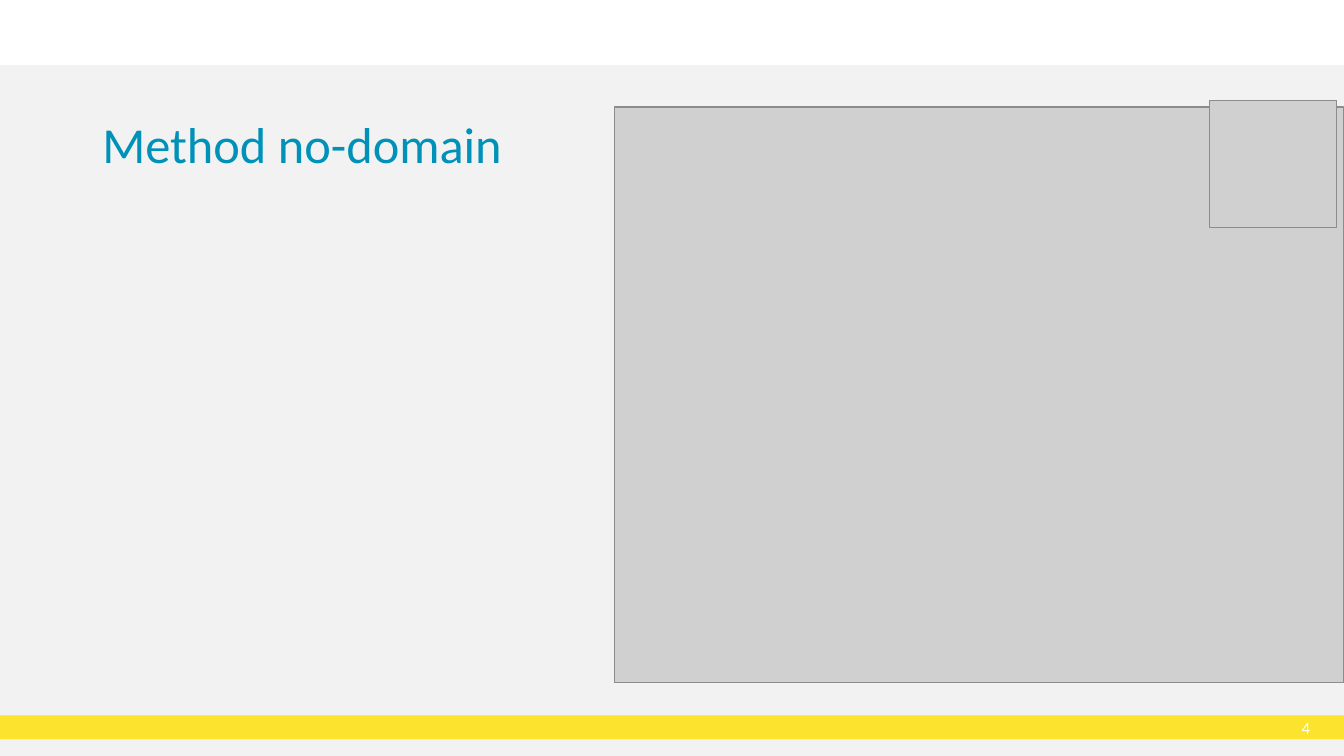
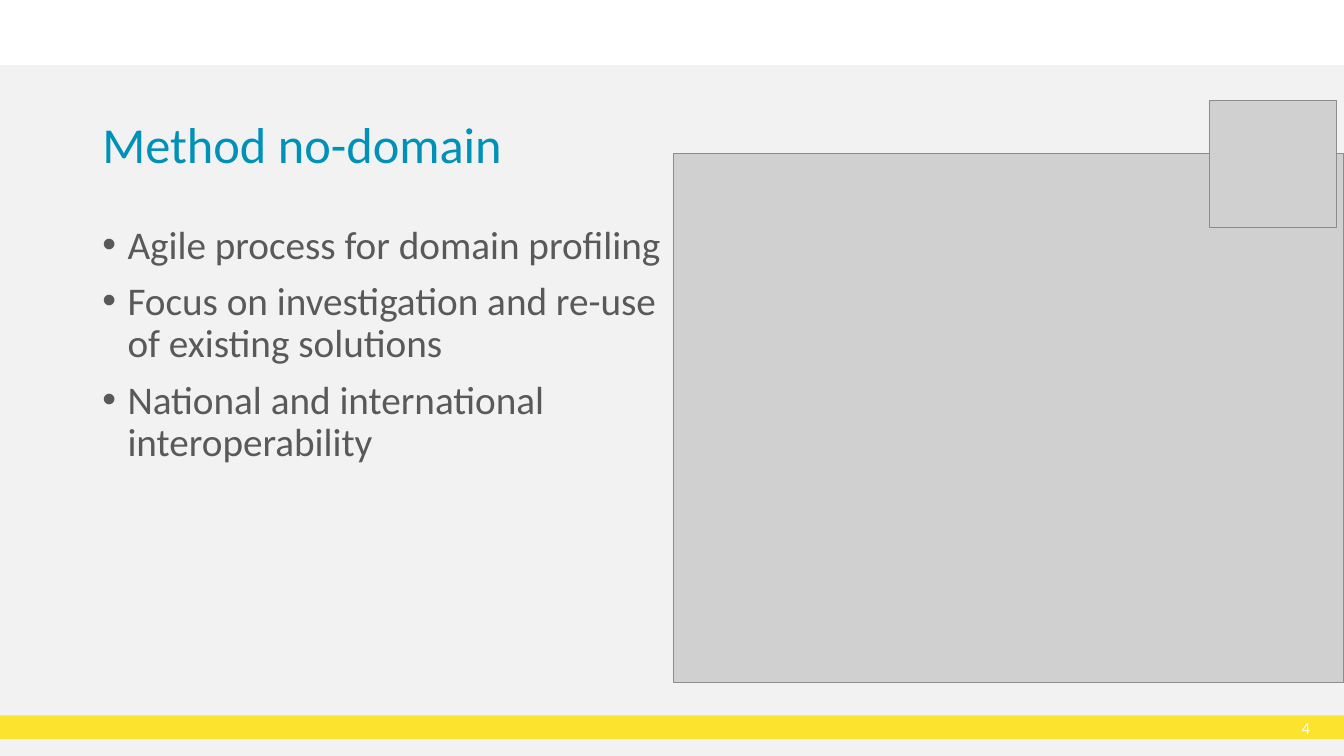
Before and after one commit to HL7Norway/best-practice, a slide deck: slide 5 of docs/presentasjoner/DD23_CT_230508_Thomas_Tveit_Rosenlund_FHIR-in-Norway.pptx. Drawn at 1344x756 pixels with LibreOffice and Linux fonts; fonts in the diff are those of the drawing; grey boxes stand for pictures; background and template pictures are left out. Boxes give left, top, right and bottom in pixels: in the first picture for what was removed or moved away, otherwise in the second. Text is boxed around its words. In the diff, an @@ line names an element or a change of style, - is before the commit and + after.

```diff
--- a/docs/presentasjoner/DD23_CT_230508_Thomas_Tveit_Rosenlund_FHIR-in-Norway.pptx
+++ b/docs/presentasjoner/DD23_CT_230508_Thomas_Tveit_Rosenlund_FHIR-in-Norway.pptx
@@ picture: place and size @@
-picture at [615,107,1344,683]
+picture at [675,154,1344,684]
@@ text added at [128,232,660,463], 28 pt, text #595959 @@
+• Agile process for domain profiling
+• Focus on investigation and re-use of existing solutions
+• National and international interoperability
```
Also in this commit, not shown: 2 other slides changed.
